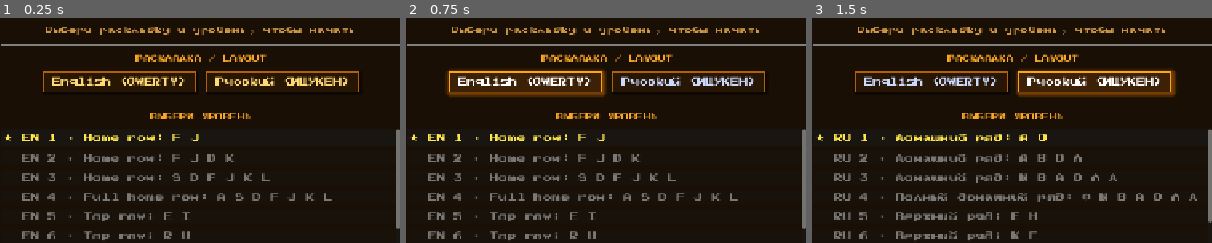
Above: before the commit, frames 1-3 (left to right).
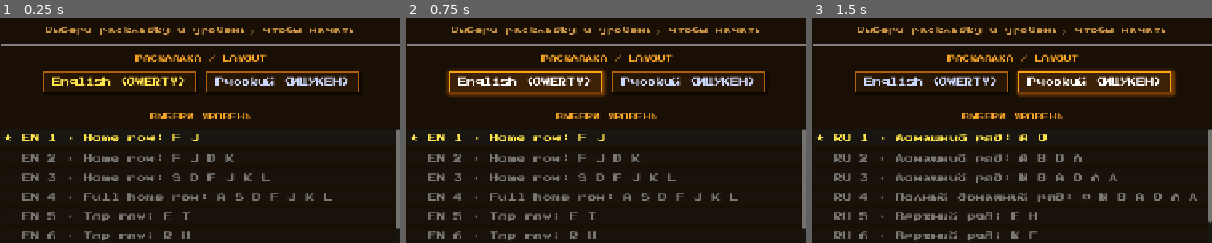
Above: after the commit, the same moments.

Repository: ilya885400/KeyboardWizard
Game: Godot game, scene res://scenes/Main.tscn
Two runs of this game, one before a commit and one after it. Both use one fixed random seed, a clock stepped at 60 frames per second and the inputs below. Sound files missing from this copy of the repository are replaced by a short silence.
Inputs:
- Up to frame 1 (0.25 s): no input
- Up to frame 2 (0.75 s): click "English (QWERTY)" at 0.5 s
- Up to frame 3 (1.5 s): click "Русский (ЙЦУКЕН)" at 1.25 s
The pictures show only the part of the screen within x 25-75%, y 15-65%; the shares and areas given below are measured in that part.

The runs differ from the first frame. In frame 1, 1.2% of the frame differs, in the area x 13-87%, y 25-31%; in frame 2, nothing differs; in frame 3, nothing differs.

Commit message:
Исправил баг с меню и раскладкой

Diff:
--- a/scripts/main.gd
+++ b/scripts/main.gd
@@ -137,6 +137,7 @@
 
 	# Показываем экран выбора с последним языком
 	_rebuild_lesson_list()
+	_select_lang(lesson_lang)
 	lesson_select_screen.visible = true
 	get_tree().paused = true
 
@@ -506,7 +507,6 @@
 
 	if next_btn:
 		next_btn.pressed.connect(func():
-			# Запускаем следующий урок того же языка
 			var next_idx := TypingLessonManager.get_current_index(lesson_lang)
 			get_tree().paused = false
 			lesson_result_screen.visible = false
@@ -520,7 +520,17 @@
 		)
 	if menu_btn:
 		menu_btn.pressed.connect(func():
-			get_tree().reload_current_scene()
+			# Скрываем экраны результатов и HUD уроков
+			lesson_result_screen.visible = false
+			lesson_hud.visible = false
+			$HUD.visible = false
+
+			# Обновляем список уроков и восстанавливаем подсветку выбранного языка
+			_select_lang(lesson_lang)
+
+			# Показываем главное меню уроков
+			lesson_select_screen.visible = true
+			get_tree().paused = true
 		)
 
 
